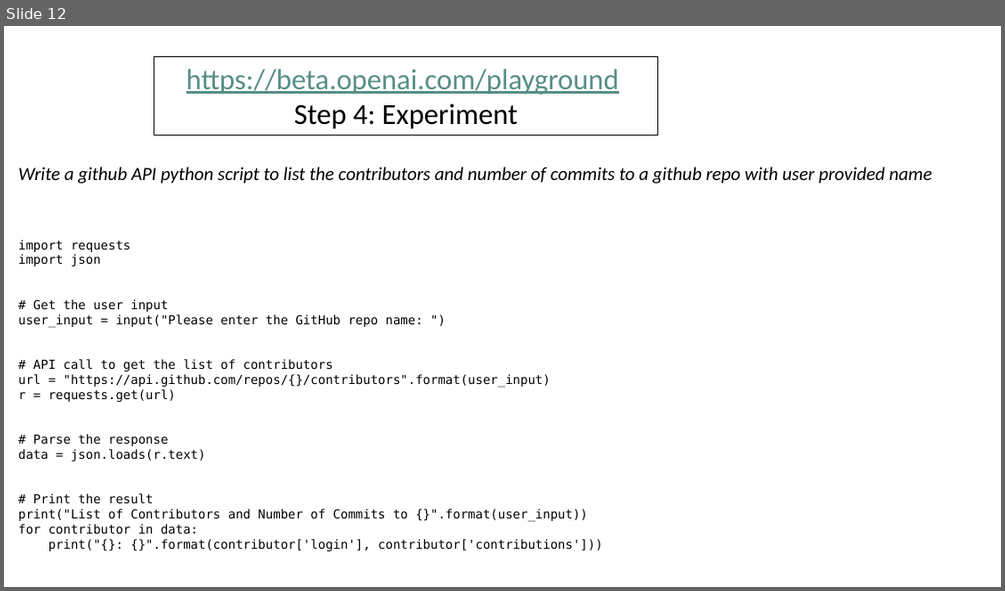
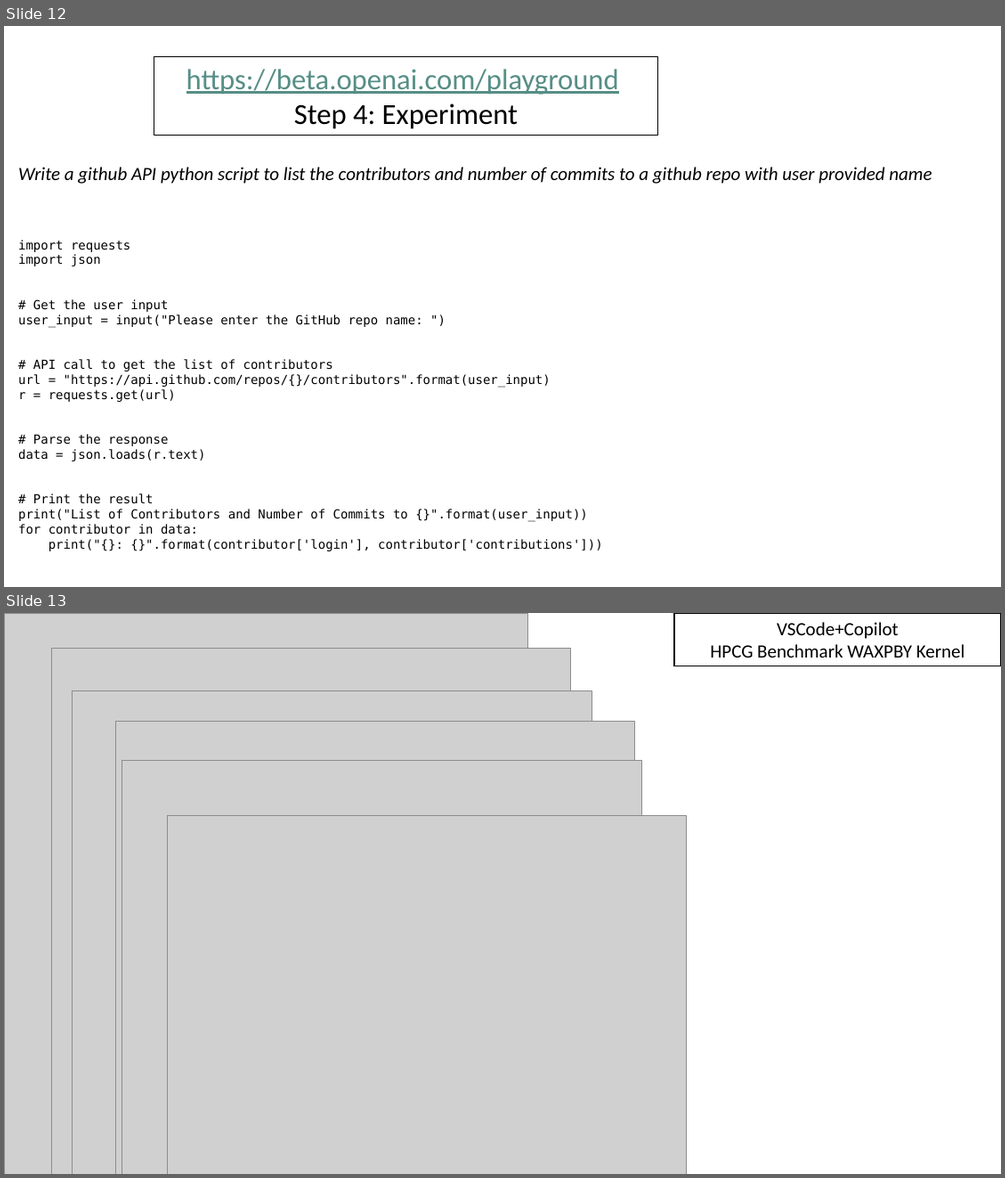
Before and after one commit to maherou/Teaching, a slide deck: files/CS373/GenerativeAITools/GenerativeAITools.pptx. Shown one above the other, each under a label of ours: slide 12 before the commit, slides 12 and 13 after it. The pictures are 1005x591 and 1005x1178 pixels, drawn with LibreOffice and Linux fonts; fonts in the diff are those of the drawing; grey boxes stand for pictures. Boxes give left, top, right and bottom in pixels: in the first picture for what was removed or moved away, otherwise in the second. Text is boxed around its words. In the diff, an @@ line names an element or a change of style, - is before the commit and + after.

```diff
--- a/files/CS373/GenerativeAITools/GenerativeAITools.pptx
+++ b/files/CS373/GenerativeAITools/GenerativeAITools.pptx
@@ slide 13 added at [4,613,1001,1174], background #FFFFFF @@
@@ picture added at [4,613,528,1174] @@
@@ rectangle added at [674,613,1001,666], fill #FFFFFF, outline #000000 1 pt, 18 pt, text #000000 @@
+VSCode+Copilot
+HPCG Benchmark WAXPBY Kernel
@@ picture added at [52,648,572,1174] @@
@@ picture added at [72,690,591,1174] @@
@@ picture added at [115,721,635,1174] @@
@@ picture added at [122,761,642,1174] @@
@@ picture added at [167,816,687,1174] @@
```
Also in this commit, not shown: 1 other slide added, 16 other files.
